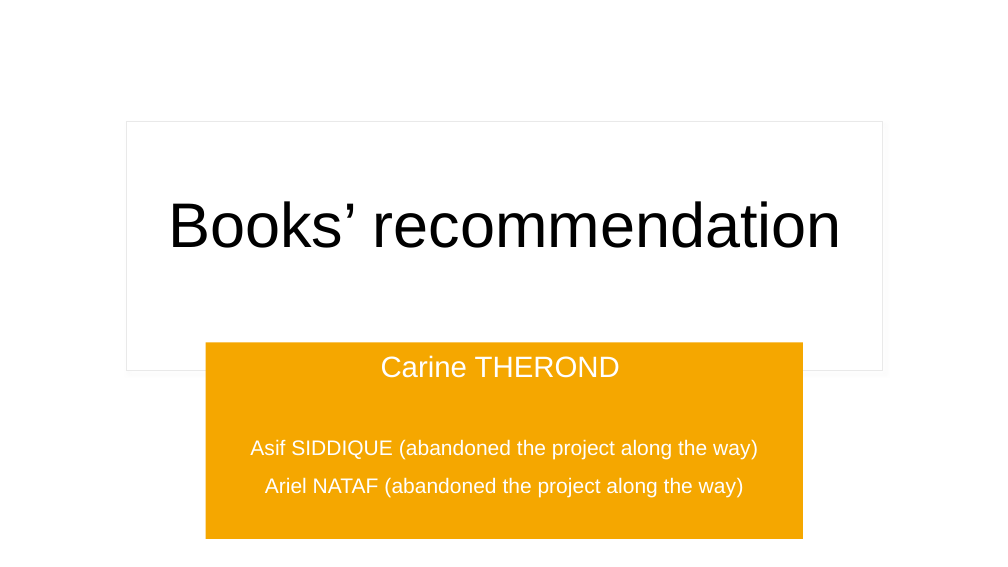
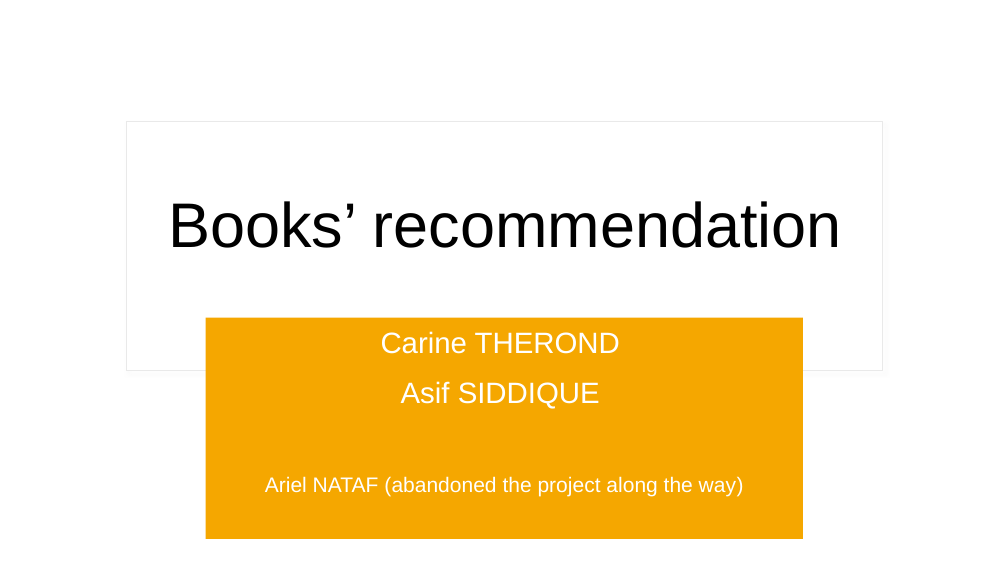
Before and after one commit to ArielNATAF/Books_project, a slide deck: slide 1 of BooksProject.pptx. Drawn at 1008x567 pixels with LibreOffice and Linux fonts; fonts in the diff are those of the drawing. Boxes give left, top, right and bottom in pixels: in the first picture for what was removed or moved away, otherwise in the second. Text is boxed around its words. In the diff, an @@ line names an element or a change of style, - is before the commit and + after.

```diff
--- a/BooksProject.pptx
+++ b/BooksProject.pptx
@@ subtitle "Carine THEROND": place and size @@
-subtitle "Carine THEROND" at <box>206,343,803,539</box>
+subtitle "Carine THEROND" at <box>206,318,803,539</box>
@@ subtitle at <box>401,381,600,409</box>: text changed; size 20 to 28 pt @@
-Asif SIDDIQUE (abandoned the project along the way)
+Asif SIDDIQUE
```
Also in this commit, not shown: 10 other slides changed, 1 slide added, 1 other file.
